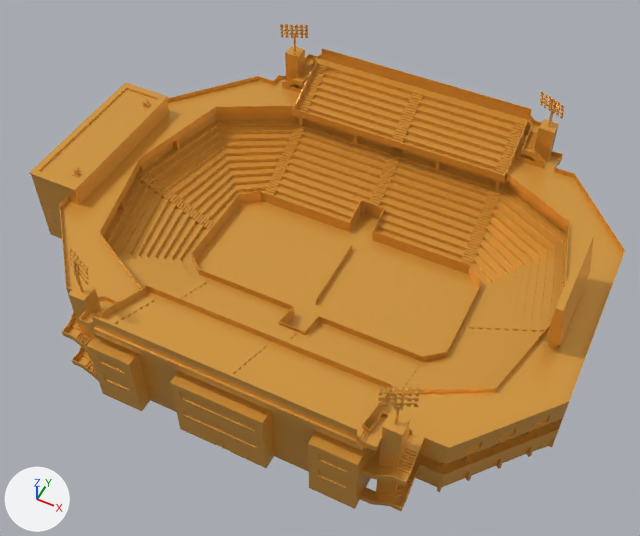
The glTF model public/models/building-stadium.glb as it was, and as the next commit left it.
Both versions are drawn from a 50 mm camera at (38.0, -80.9, 101.8) aimed at (-0.4, -4.2, 6.0). Every picture has the same lights, and +X, +Y and +Z are marked at lower left. Where no turn or scale is listed for an object, it has been applied to the vertices.

Before the edit, the objects in view are built like this:
```python
me_building_stadium = bpy.data.meshes.new('building-stadium')
me_building_stadium.from_pydata(...)  # 6364 vertices, 10508 faces; spans x -46.5..38.3, y -33.2..33.2, z 0.0..21.6
me_building_stadium.materials.append(mat_lowpoly_colors)  # orange #e7a747
ob_building_stadium = bpy.data.objects.new('building-stadium', me_building_stadium)
ob_building_stadium.location = (0.0, 0.0, 0.0)
```
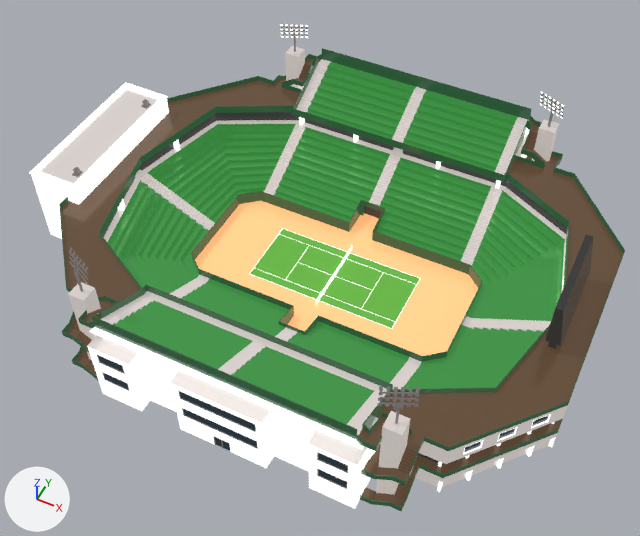
Changed parts and their boxes (x1, y1, x2, y2) in the pictures (640 x 536 px):
'building-stadium', recoloured
    both: (29, 24, 625, 511)

The change in detail:
Picture 'base' (img_base) is new.
Material 'LOWPOLY-COLORS.001' (mat_lowpoly_colors_001) is new.
Uses the picture img_base.
me_building_stadium has 6364 vertices, 10508 faces and spans x -46.5..38.3, y -33.2..33.2, z 0.0..21.6.
me_building_stadium no longer uses material mat_lowpoly_colors (orange #e7a747).
me_building_stadium now uses material mat_lowpoly_colors_001.
